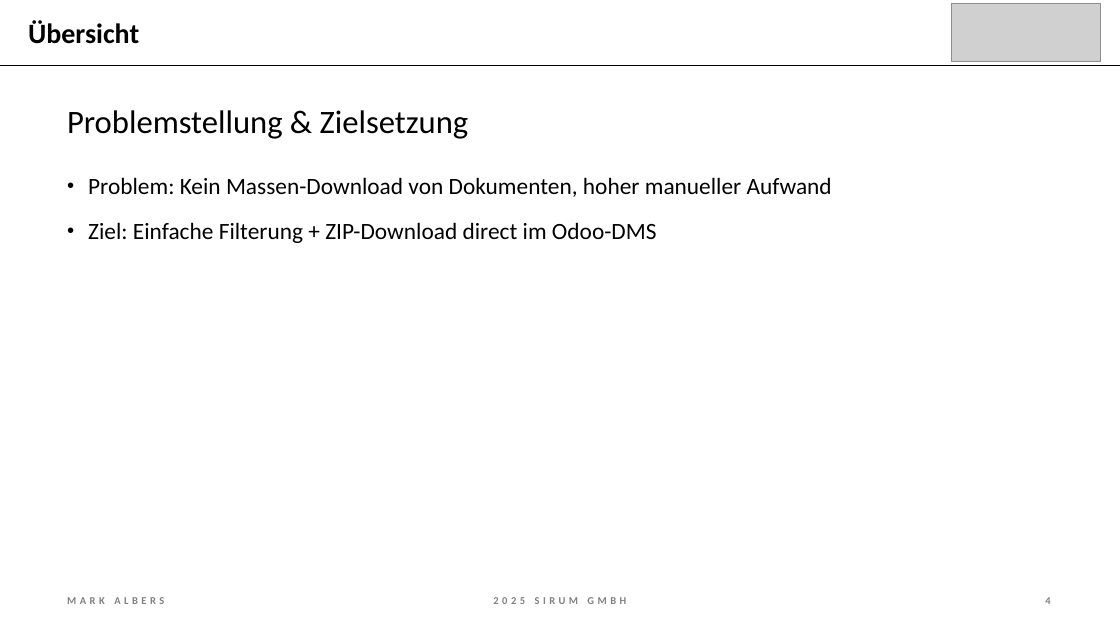
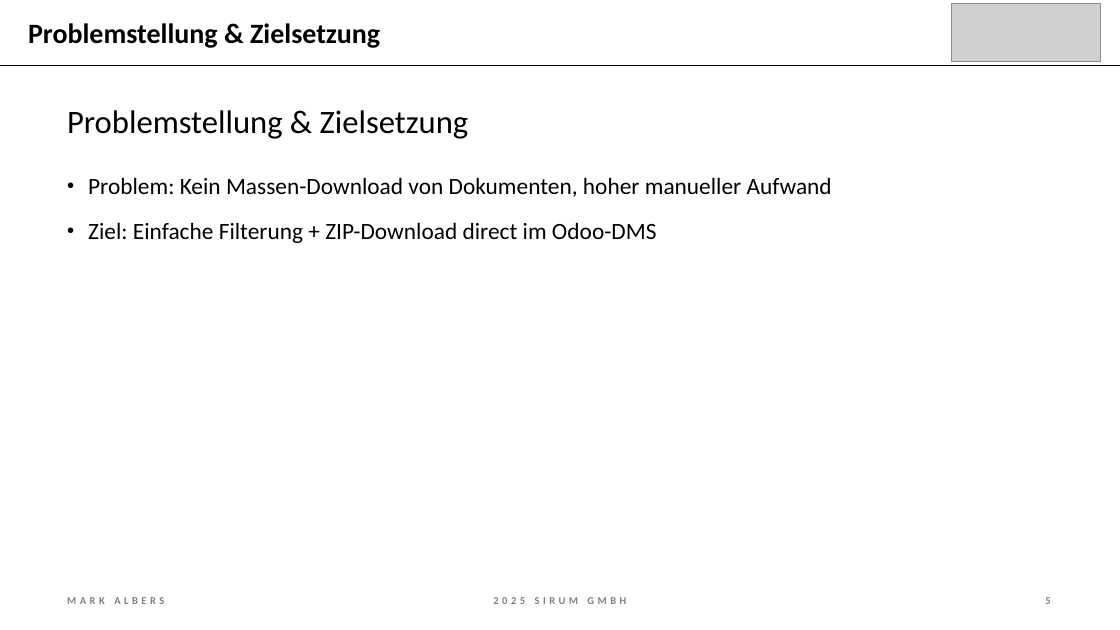
Before and after one commit to mork02/IHK-Projekt, a slide deck: slide 5 of Präsentation/Entwicklung eines Odoo-Moduls zur ZIP-komprimierten Dateiverwaltung im Dokumentenmanagementsystem.pptx (slide 4 before the commit). Drawn at 1120x630 pixels with LibreOffice and Linux fonts; fonts in the diff are those of the drawing; grey boxes stand for pictures. Boxes give left, top, right and bottom in pixels: in the first picture for what was removed or moved away, otherwise in the second. Text is boxed around its words. In the diff, an @@ line names an element or a change of style, - is before the commit and + after.

```diff
--- a/Präsentation/Entwicklung eines Odoo-Moduls zur ZIP-komprimierten Dateiverwaltung im Dokumentenmanagementsystem.pptx
+++ b/Präsentation/Entwicklung eines Odoo-Moduls zur ZIP-komprimierten Dateiverwaltung im Dokumentenmanagementsystem.pptx
@@ title at (28,23,380,48): text changed @@
-Übersicht
+Problemstellung & Zielsetzung
@@ page number at (1045,597,1050,604): text changed @@
-4
+5
```
Also in this commit, not shown: 9 other slides changed, 1 slide added, 1 slide removed, 1 other file.
